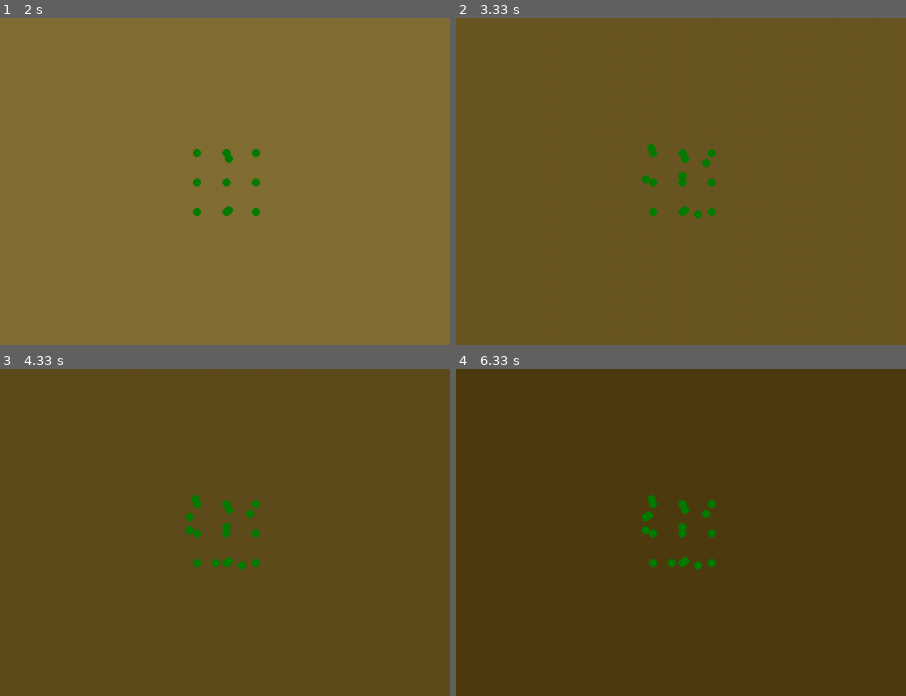
Above: before the commit, frames 1-4 (two rows, left to right).
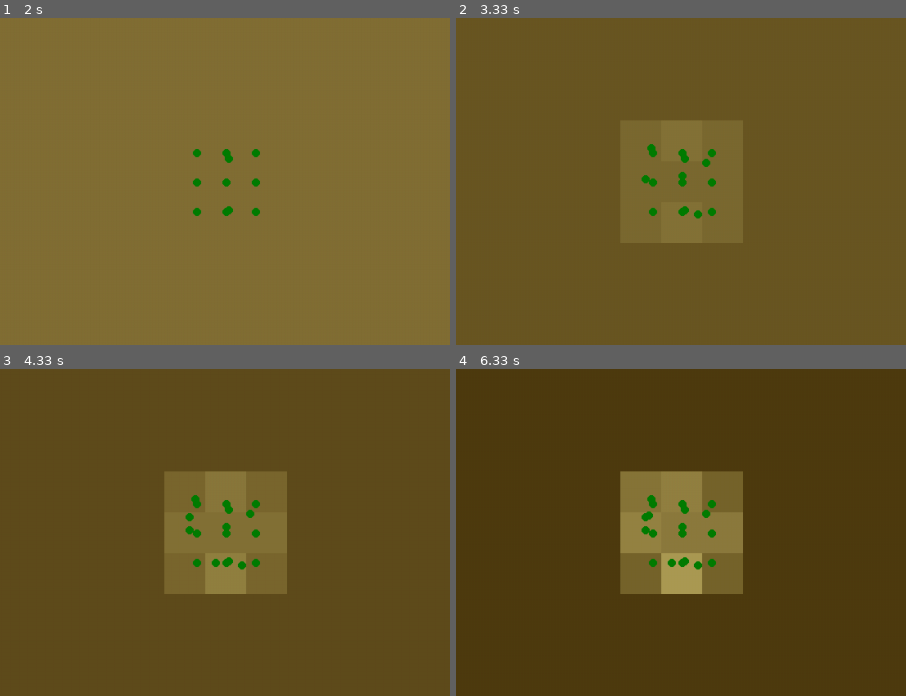
Above: after the commit, the same moments.

Repository: Rashvin20/modellingandsimulationteam20
Game: pygame game, started from main.py.py
Two runs of this game, one before a commit and one after it. Both use one fixed random seed, a clock stepped at 60 frames per second and the inputs below.
Inputs:
- Up to frame 1 (2 s): no input
- Up to frame 2 (3.33 s): no input
- Up to frame 3 (4.33 s): no input
- Up to frame 4 (6.33 s): no input
The pictures show only the part of the screen within x 18-68%, y 16-66%; the shares and areas given below are measured in that part.

Frame 1 is identical in both runs. In frame 2, 2.1% of the frame differs, in the area x 45-55%, y 31-69%; in frame 3, 9.5%; in frame 4, 9.7%, in the area x 36-64%, y 31-69%.

Commit message:
nutrients now work (brown = lots of nutrients, light yellow= few nutrients), but we don't kill trees so they expand regardless of nutrient levels and trees don't eat normally, they just take 10% of nutrient amounts, which we'll change

Diff:
--- a/main.py.py
+++ b/main.py.py
@@ -53,6 +53,8 @@
             more_function.Pygame_Display.show_nutrients(nutri_map)
 
             #make trees eat nutrients
+            for tree in trees: #temporary
+                nutri_map[int(tree.y_pos//nutri_quare_size)][int(tree.x_pos//nutri_quare_size)].nutrient_amount *= 0.9
 
 
             #tree reproduction
--- a/pygame_info.py
+++ b/pygame_info.py
@@ -3,7 +3,7 @@
 windows_width = 1100
 windows_height = 800
 
-nutri_quare_size = 100
+nutri_quare_size = 50
 
 window = pygame.display.set_mode((windows_width, windows_height))
 
